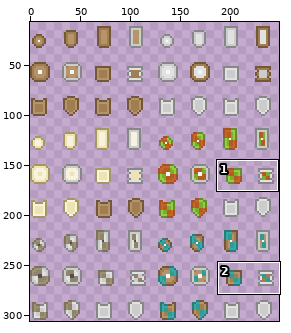
One commit to this sprite sheet: src/assets/characters/shields.png. The first picture is a wide view before the edit; the outline marks the close-up.
Close-up. As it was:
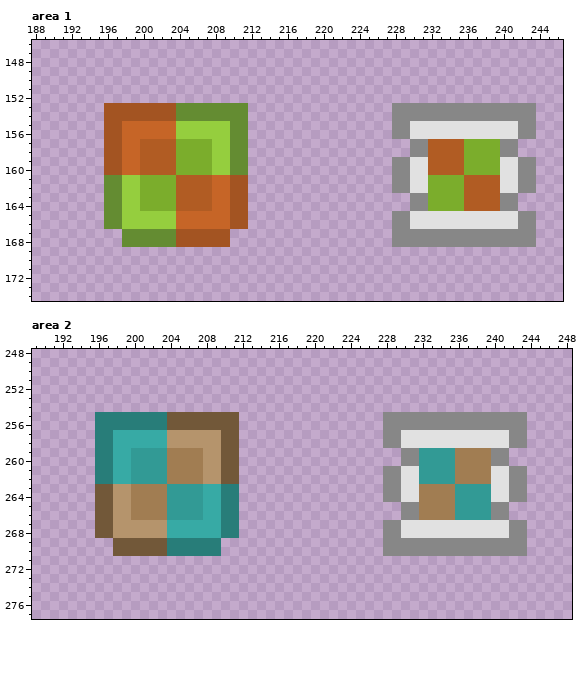
The file is 256x306 pixels. Shown: area 1: x 188..246, y 146..174; area 2: x 189..248, y 248..277. The wide view leaves out empty margins. The commit also changed other parts of the picture, which this record leaves out.
Now the later version:
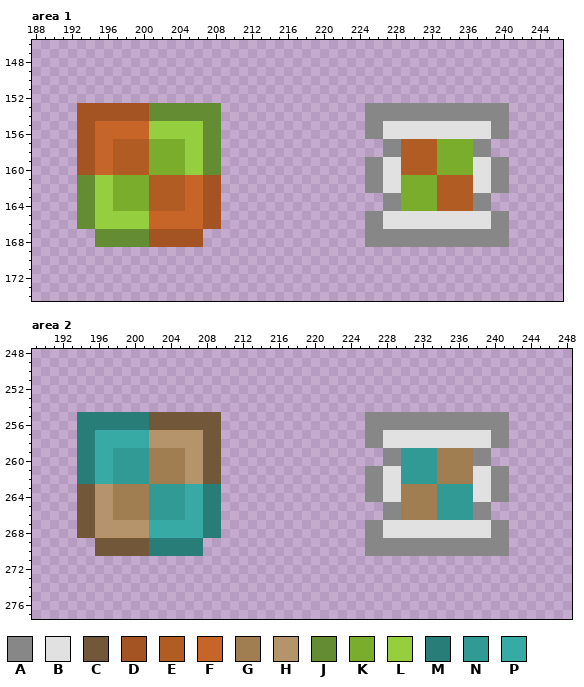
Palette (. is transparent): A #878787  B #e1e1e1  C #725839  D #a35422  E #b15c23  F #c66527  G #a17d52  H #b5946c  J #648c32  K #7bad2c  L #95ce3e  M #287d79  N #329a95  P #37aaa5
Edits made:
Changed rows in their new state; - is an unchanged pixel.
Area 1:
first column x 193:
153 DDD-----JJJ-----...-------------AAA-------------...
154 DDD-----JJJ-----...-------------AAA-------------...
155 DDFFF---LLL---JJ...-------------AABBB---------AA...
156 DDFFF---LLL---JJ...-------------AABBB---------AA...
157 DDFFEEE-KKK-LLJJ...---------------AAEEE-KKK-AA...--
158 DDFFEEE-KKK-LLJJ...---------------AAEEE-KKK-AA...--
159 DDFFEEE-KKK-LLJJ...-------------AABBEEE-KKK-BBAA...
160 DDFFEEE-KKK-LLJJ...-------------AABBEEE-KKK-BBAA...
161 JJLLKKK-EEE-FFDD...-------------AABBKKK-EEE-BBAA...
162 JJLLKKK-EEE-FFDD...-------------AABBKKK-EEE-BBAA...
163 JJLLKKK-EEE-FFDD...---------------AAKKK-EEE-AA...--
164 JJLLKKK-EEE-FFDD...---------------AAKKK-EEE-AA...--
165 JJLLL---FFF---DD...-------------AABBB---------AA...
166 JJLLL---FFF---DD...-------------AABBB---------AA...
167 --JJJ---DDD---...---------------AAA-------------...
168 --JJJ---DDD---...---------------AAA-------------...
Area 2:
first column x 194:
255 MM------CC------..--------------AA--------------..
256 MM------CC------..--------------AA--------------..
257 MMPP----HH----CC..--------------AABB----------AA..
258 MMPP----HH----CC..--------------AABB----------AA..
259 MMPPNN--GG--HHCC..----------------AANN--GG--AA..--
260 MMPPNN--GG--HHCC..----------------AANN--GG--AA..--
261 MMPPNN--GG--HHCC..--------------AABBNN--GG--BBAA..
262 MMPPNN--GG--HHCC..--------------AABBNN--GG--BBAA..
263 CCHHGG--NN--PPMM..--------------AABBGG--NN--BBAA..
264 CCHHGG--NN--PPMM..--------------AABBGG--NN--BBAA..
265 CCHHGG--NN--PPMM..----------------AAGG--NN--AA..--
266 CCHHGG--NN--PPMM..----------------AAGG--NN--AA..--
267 CCHH----PP----MM..--------------AABB----------AA..
268 CCHH----PP----MM..--------------AABB----------AA..
269 --CC----MM----..----------------AA--------------..
270 --CC----MM----..----------------AA--------------..
Pixel boxes of the changes (left, top, right, bottom) in both close-ups:
changed: (77, 103, 248, 247)
changed: (365, 103, 536, 247)
changed: (77, 412, 239, 556)
changed: (365, 412, 527, 556)
